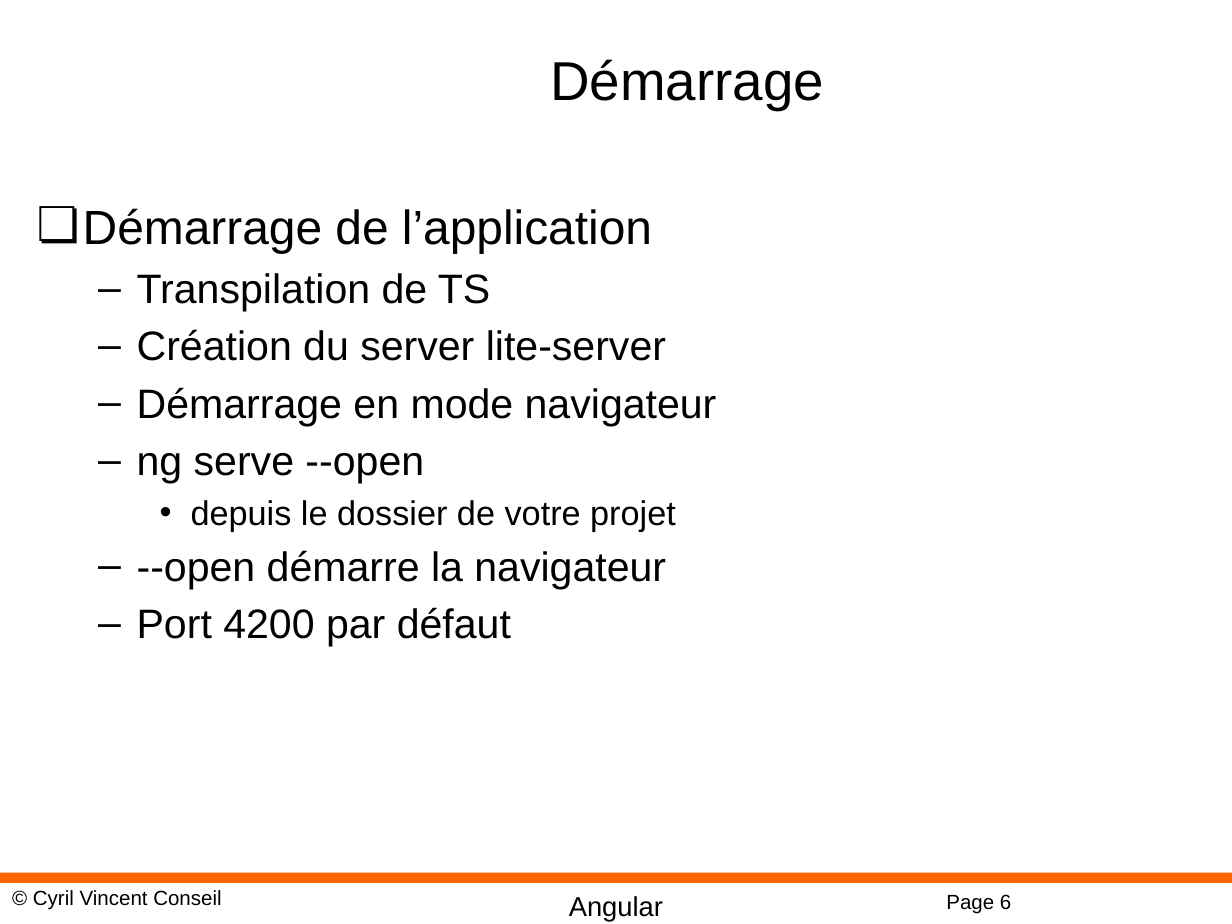
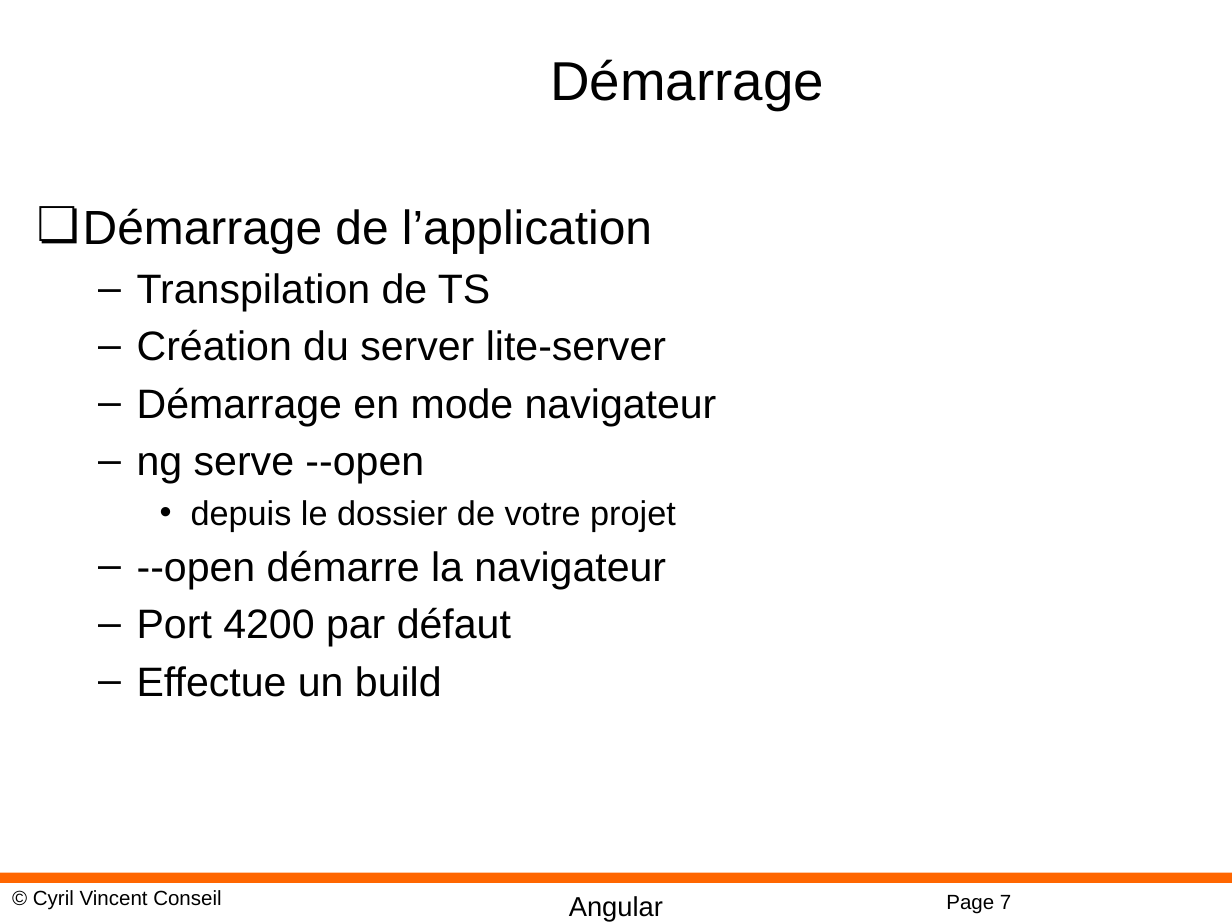
Before and after one commit to cyrilvincent/angular, a slide deck: slide 7 of PPT/Angular02-Install.pptx (slide 6 before the commit). Drawn at 1232x924 pixels with LibreOffice and Linux fonts; fonts in the diff are those of the drawing; background and template pictures are left out. Boxes give left, top, right and bottom in pixels: in the first picture for what was removed or moved away, otherwise in the second. Text is boxed around its words. In the diff, an @@ line names an element or a change of style, - is before the commit and + after.

```diff
--- a/PPT/Angular02-Install.pptx
+++ b/PPT/Angular02-Install.pptx
@@ text at (137,666,442,697): paragraph added @@
+  – Effectue un build
@@ page number at (946,895,1011,914): text changed @@
-Page 6
+Page 7
```
Also in this commit, not shown: 47 other files.
